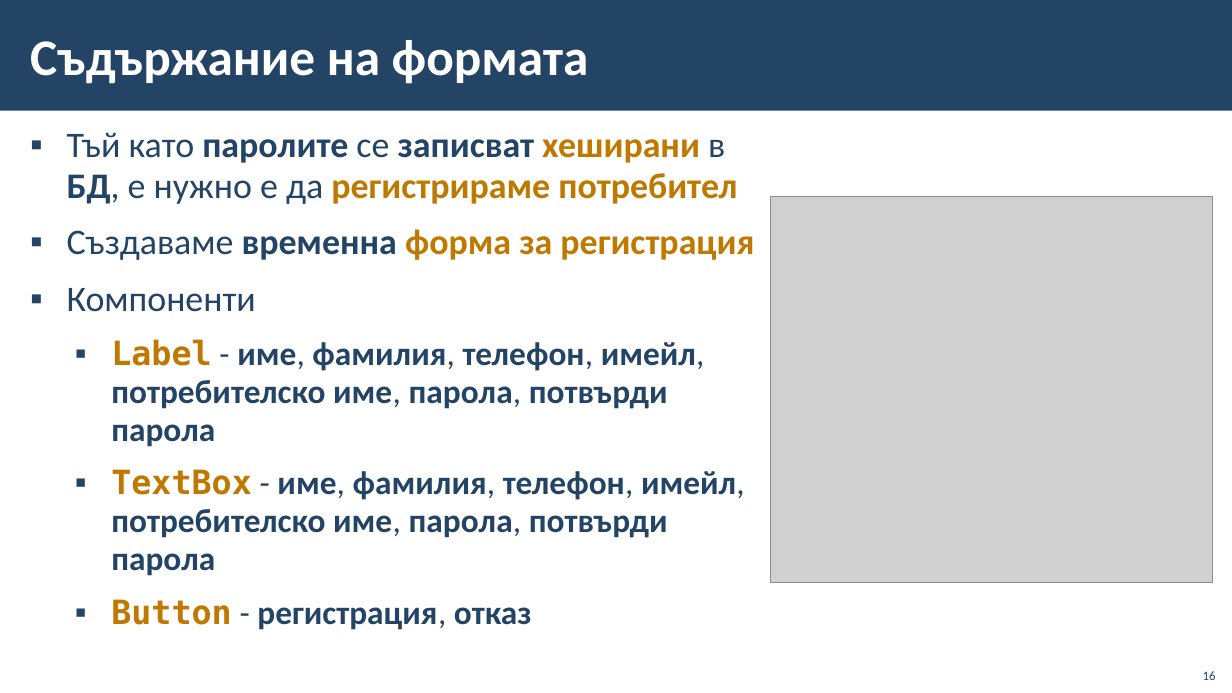
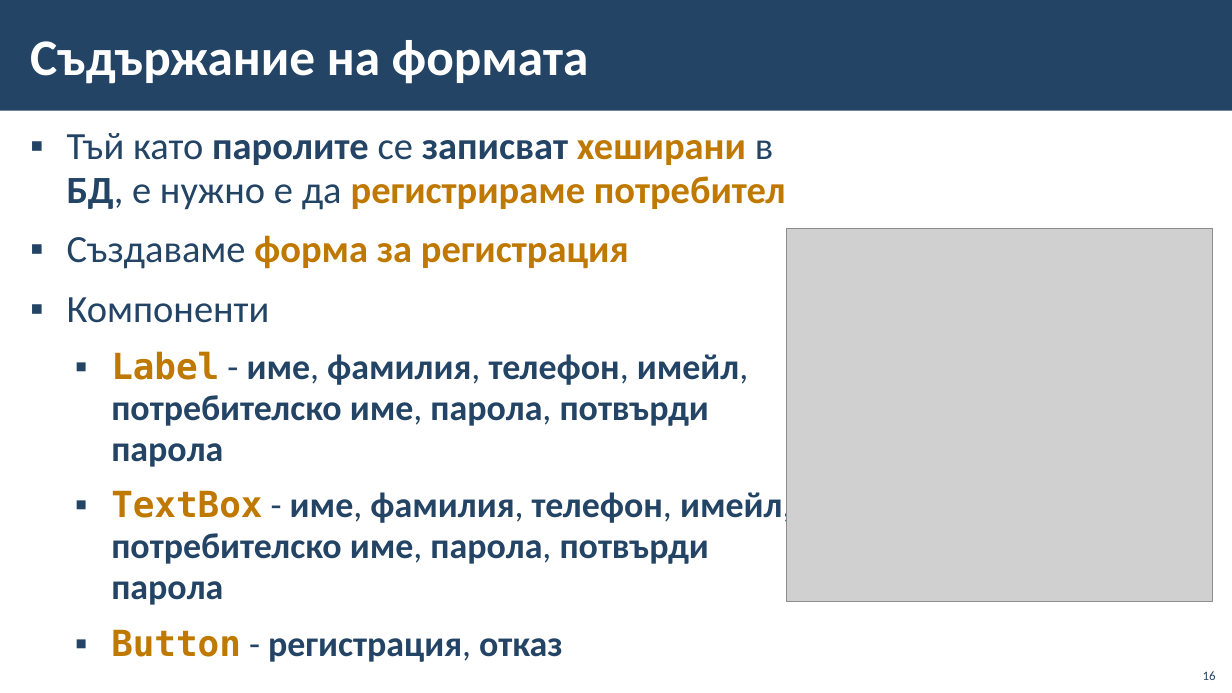
Before and after one commit to BG-IT-Edu/School-Programming, a slide deck: slide 16 of Courses/Software-Sciences/Module-4-Information-Systems-New/12-Implementation-of-Information-System/12.1-Implementation-of-Information-System.pptx. Drawn at 1232x693 pixels with LibreOffice and Linux fonts; fonts in the diff are those of the drawing; grey boxes stand for pictures; background and template pictures are left out. Boxes give left, top, right and bottom in pixels: in the first picture for what was removed or moved away, otherwise in the second. Text is boxed around its words. In the diff, an @@ line names an element or a change of style, - is before the commit and + after.

```diff
--- a/Courses/Software-Sciences/Module-4-Information-Systems-New/12-Implementation-of-Information-System/12.1-Implementation-of-Information-System.pptx
+++ b/Courses/Software-Sciences/Module-4-Information-Systems-New/12-Implementation-of-Information-System/12.1-Implementation-of-Information-System.pptx
@@ text at [67,133,791,662]: size 28 to 30 pt in "Тъй като паролите се записват хеширани в ...", "Компоненти"; size 26 to 28 pt in "Label - име, фамилия, телефон, имейл, потребителско ...", "TextBox - име, фамилия, телефон, имейл, потребителско ...", "Button - регистрация, отказ" @@
@@ text at [67,235,629,269]: text changed; size 28 to 30 pt @@
-▪ Създаваме временна форма за регистрация
+▪ Създаваме форма за регистрация
@@ picture: place and size @@
-picture at [771,197,1213,583]
+picture at [787,228,1214,602]
```
Also in this commit, not shown: 2 other slides changed.
